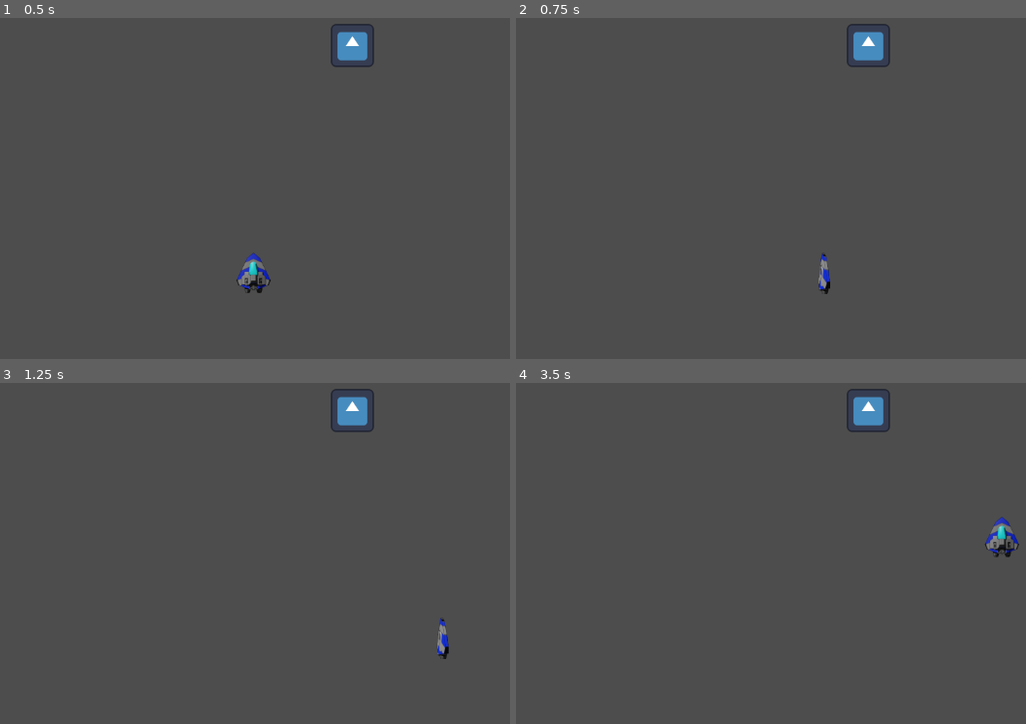
Above: before the commit, frames 1-4 (two rows, left to right).
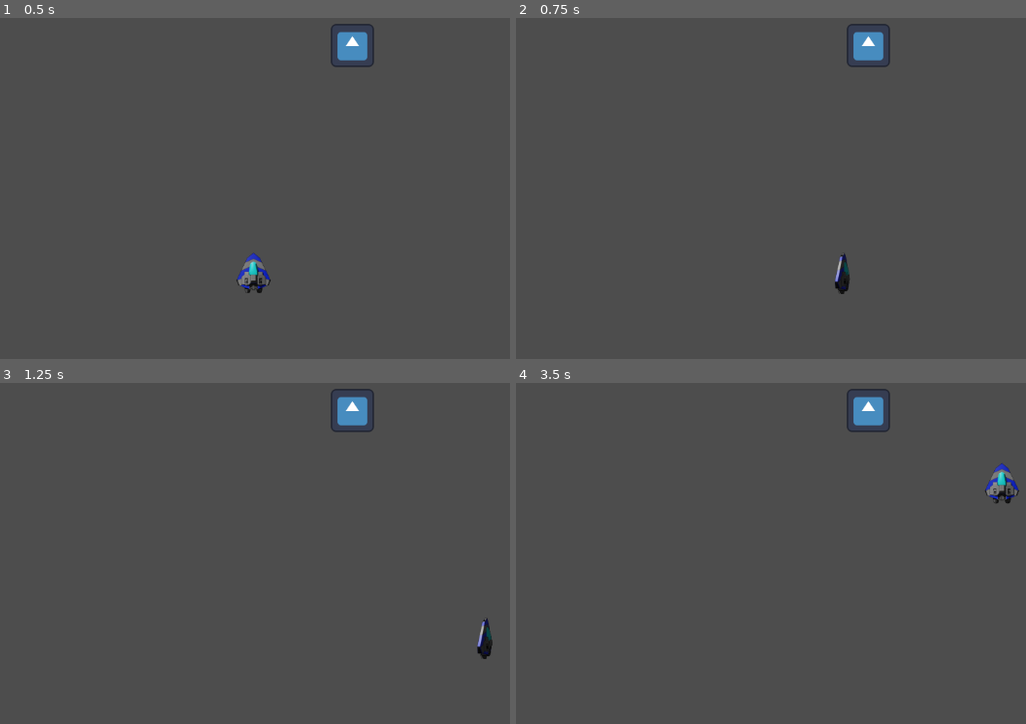
Above: after the commit, the same moments.

Repository: chessisme/Game
Game: Godot game, scene res://Scenes/Level.tscn
Two runs of this game, one before a commit and one after it. Both use one fixed random seed, a clock stepped at 60 frames per second and the inputs below. The engine's default icon, where the game draws it, is replaced by a stand-in: a white triangle on a blue panel in a dark square.
Inputs:
- Up to frame 1 (0.5 s): no input
- Up to frame 2 (0.75 s): tap Enter at 0.5 s; hold D (Move Right) from 0.53 s (still down); hold Space (Dodge) from 0.53 s (still down)
- Up to frame 3 (1.25 s): keep holding D (Move Right); keep holding Space (Dodge)
- Up to frame 4 (3.5 s): release D (Move Right) at 1.28 s; release Space (Dodge) at 1.28 s; hold S (Move Backward) 1.28-2.03 s; tap Space (Dodge) at 1.35, 2, 2.85 s; hold D (Move Right) 2.03-2.78 s; hold Space (Dodge) 2.03-2.78 s; tap Enter at 2.75 s; hold W (Move Forward) from 2.78 s (still down)

Frame 1 is identical in both runs. In frame 2, 0.4% of the frame differs, in the area x 59-66%, y 69-81%; in frame 3, 0.4%; in frame 4, 0.8%, in the area x 92-99%, y 23-52%.

Commit message:
Update player.gd

Diff:
--- a/Scenes/player.gd
+++ b/Scenes/player.gd
@@ -1,6 +1,10 @@
 extends Area2D
 
-@export var speed = 400
+@export var normal_speed = 400
+@export var dodge_speed = 550
+@export var boost_speed = 1000
+
+var curent_speed = 400
 @export var animation_player :AnimatedSprite2D
 var animation_state = "normal"
 
@@ -34,6 +38,8 @@
 		animation_state = "dodge"
 		if(player_movement_vector.x < 0):
 			animation_player.flip_h = true
+		if(abs(player_movement_vector.x) > 0.5):
+			animation_player.set_frame(4)
 		animation_player.play("Flip")
 
 	#Animate the ship side to side
@@ -45,15 +51,22 @@
 		else:
 			animation_player.animation = "Centered"
 
-
+	#set speed fort curent situation
+	if(animation_state == "dodge"):
+		curent_speed = dodge_speed
+	elif (animation_state == "boost"):
+		curent_speed = boost_speed
+	else:
+		curent_speed = normal_speed
 
 	#Move the player and clamp them to the bounds of the play area
-	position += player_movement_vector * speed * player_movement_magnitude * delta
+	position += player_movement_vector * curent_speed * player_movement_magnitude * delta
 	position = position.clamp(left_limit, right_limit)
 
 #setup for player getting hit
 func _on_body_entered(body: Node2D) -> void:
-	print("Hit")
+	if(animation_state != "dodge"):
+		print("Hit")
 
 #Called when an animation for the ship is finished
 #Return to the normal state
